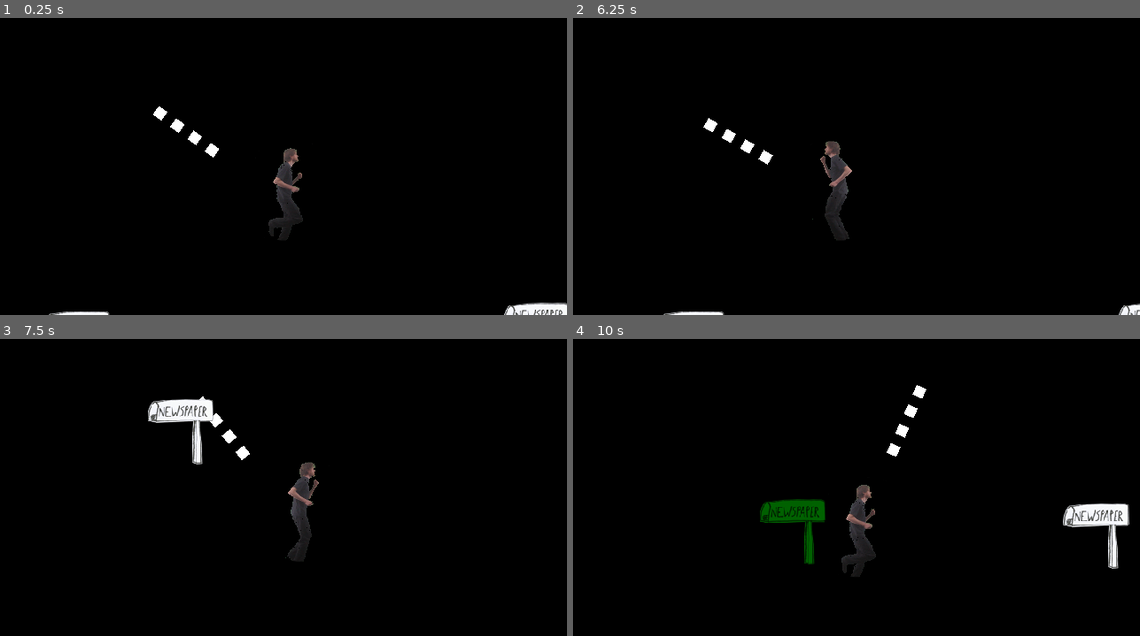
Above: before the commit, frames 1-4 (two rows, left to right).
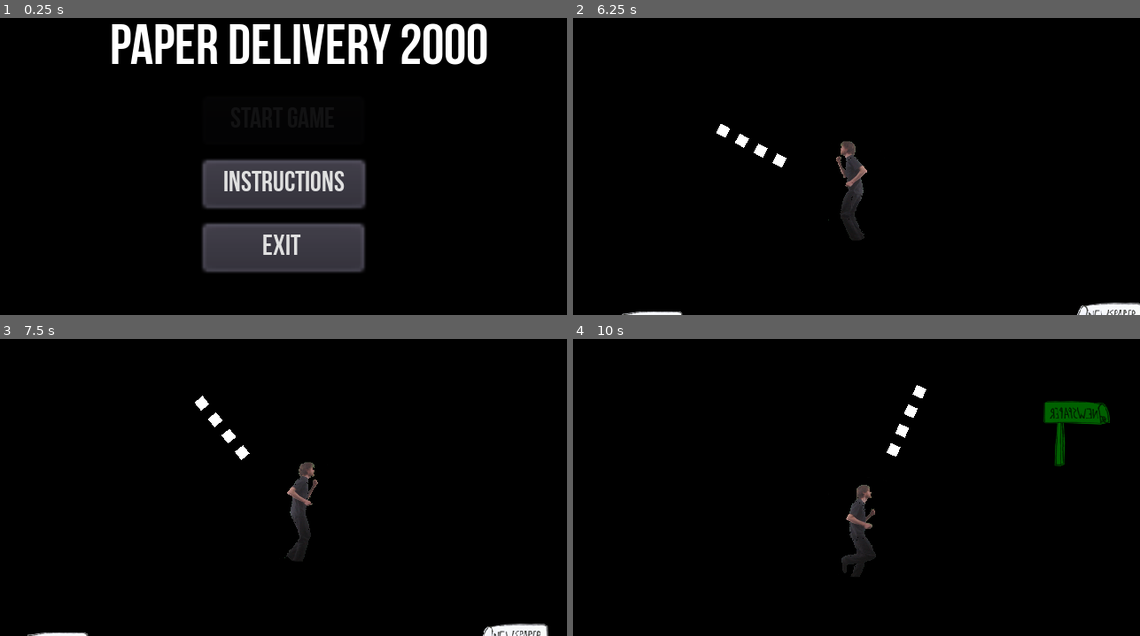
Above: after the commit, the same moments.

Repository: granumignis/PaperDelivery2000
Game: Godot game, scene res://UI/MainMenu.tscn
Two runs of this game, one before a commit and one after it. Both use one fixed random seed, a clock stepped at 60 frames per second and the inputs below. Before the commit the project starts from res://Level00.tscn.
Inputs (mouse positions are in pixels of both pictures, inside the frame that each line leads up to):
- Up to frame 1 (0.25 s): no input
- Up to frame 2 (6.25 s): click (856, 184) at 0.5 s, where only the run after the commit has a clickable "Instructions"; click (856, 121) at 1.25 s, where only the run after the commit has a clickable "Start Game"; tap Enter (ui_accept) at 2, 2.27, 3.02, 4.52, 5.27, 6.02 s; move the mouse to (981, 139) at 2.02 s; hold Right (ui_right) 2.03-2.78 s; move the mouse to (743, 172) at 2.77 s; hold Down (ui_down) 2.78-3.53 s; move the mouse to (913, 86) at 3.52 s; hold Right (ui_right) 3.53-4.28 s; move the mouse to (828, 219) at 4.27 s; hold Up (ui_up) 4.28-5.03 s; move the mouse to (1026, 202) at 5.02 s; hold Left (ui_left) from 5.03 s (still down); move the mouse to (686, 107) at 5.77 s
- Up to frame 3 (7.5 s): move the mouse to (311, 475) at 6.52 s; release Left (ui_left) at 6.53 s; hold Down (ui_down) 6.53-7.28 s; move the mouse to (198, 398) at 7.27 s; hold Right (ui_right) from 7.28 s (still down)
- Up to frame 4 (10 s): tap Enter (ui_accept) at 7.52, 8.27, 9.02 s; move the mouse to (981, 460) at 8.02 s; release Right (ui_right) at 8.03 s; hold Up (ui_up) 8.03-8.78 s; move the mouse to (743, 493) at 8.77 s; hold Right (ui_right) 8.78-9.53 s; move the mouse to (913, 407) at 9.52 s; hold Down (ui_down) from 9.53 s (still down)

The runs differ from the first frame. In frame 1, 15% of the frame differs, in the area x 8-100%, y 1-100%; in frame 2, 2.7%; in frame 3, 1.8%; in frame 4, 3.2%.

Commit message:
work on menu (logic/layout/artwork cleanup)

Diff:
--- /dev/null
+++ b/UI/MainMenu.gd
@@ -0,0 +1,11 @@
+extends Control
+
+func _ready():
+	VisualServer.set_default_clear_color(Color.black);
+
+
+func _on_StartGameButton_pressed():
+	get_tree().change_scene("res://Level00.tscn")
+
+func _on_ExitButton_pressed():
+	get_tree().quit()
--- /dev/null
+++ b/UI/MainMenu.tscn
@@ -0,0 +1,69 @@
+[gd_scene load_steps=6 format=2]
+
+[ext_resource path="res://Art/FontTry/BebasNeue Bold.ttf" type="DynamicFontData" id=1]
+[ext_resource path="res://UI/MainMenu.gd" type="Script" id=2]
+
+[sub_resource type="DynamicFont" id=2]
+size = 8
+font_data = ExtResource( 1 )
+
+[sub_resource type="Theme" id=3]
+default_font = SubResource( 2 )
+
+[sub_resource type="DynamicFont" id=1]
+font_data = ExtResource( 1 )
+
+[node name="MainMenu" type="Control"]
+anchor_right = 1.0
+anchor_bottom = 1.0
+theme = SubResource( 3 )
+script = ExtResource( 2 )
+__meta__ = {
+"_edit_use_anchors_": false
+}
+
+[node name="Label" type="Label" parent="."]
+margin_left = 30.8284
+margin_top = 6.64645
+margin_right = 134.828
+margin_bottom = 22.6464
+custom_fonts/font = SubResource( 1 )
+text = "Paper Delivery 2000"
+__meta__ = {
+"_edit_use_anchors_": false
+}
+
+[node name="CenterContainer" type="CenterContainer" parent="."]
+margin_top = 16.0
+margin_right = 160.0
+margin_bottom = 90.0
+__meta__ = {
+"_edit_use_anchors_": false
+}
+
+[node name="VBoxContainer" type="VBoxContainer" parent="CenterContainer"]
+margin_left = 57.0
+margin_top = 12.0
+margin_right = 103.0
+margin_bottom = 62.0
+alignment = 1
+
+[node name="StartGameButton" type="Button" parent="CenterContainer/VBoxContainer"]
+modulate = Color( 1, 1, 1, 0.0666667 )
+margin_right = 46.0
+margin_bottom = 14.0
+text = "Start Game"
+
+[node name="InstructionsButton" type="Button" parent="CenterContainer/VBoxContainer"]
+margin_top = 18.0
+margin_right = 46.0
+margin_bottom = 32.0
+text = "Instructions"
+
+[node name="ExitButton" type="Button" parent="CenterContainer/VBoxContainer"]
+margin_top = 36.0
+margin_right = 46.0
+margin_bottom = 50.0
+text = "Exit"
+[connection signal="pressed" from="CenterContainer/VBoxContainer/StartGameButton" to="." method="_on_StartGameButton_pressed"]
+[connection signal="pressed" from="CenterContainer/VBoxContainer/ExitButton" to="." method="_on_ExitButton_pressed"]
--- a/project.godot
+++ b/project.godot
@@ -16,7 +16,7 @@
 [application]
 
 config/name="PaperDelivery2000"
-run/main_scene="res://Level00.tscn"
+run/main_scene="res://UI/MainMenu.tscn"
 config/icon="res://icon.png"
 
 [autoload]
@@ -28,7 +28,6 @@
 
 window/size/width=160
 window/size/height=90
-window/size/fullscreen=true
 window/size/test_width=1920
 window/size/test_height=1080
 window/stretch/mode="2d"
Not shown, added: Art/High-Resolution/MainMenu-Workspace.psd
Not shown, added: Art/High-Resolution/titlescreen-dealiasing-workinprogress.psd
